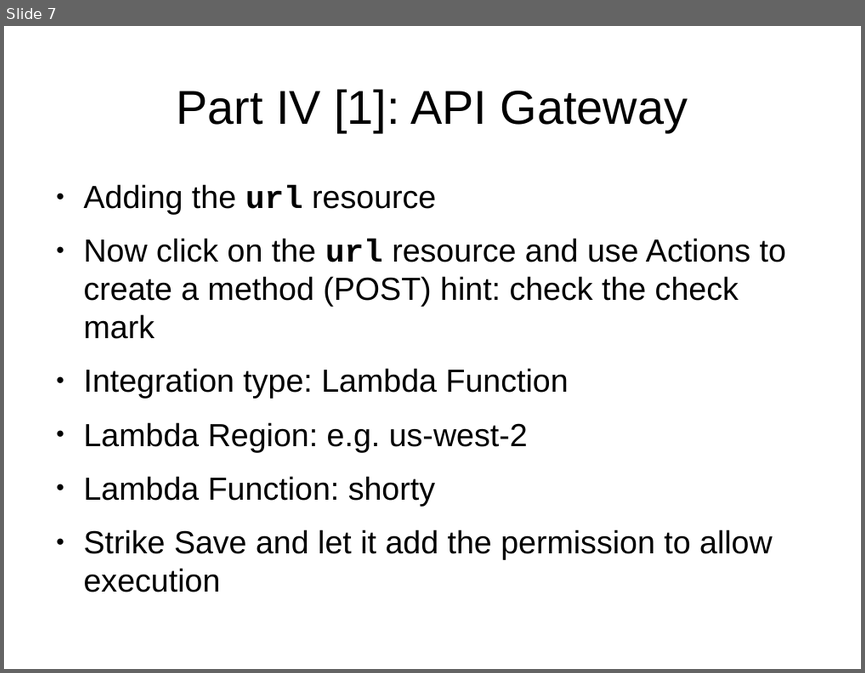
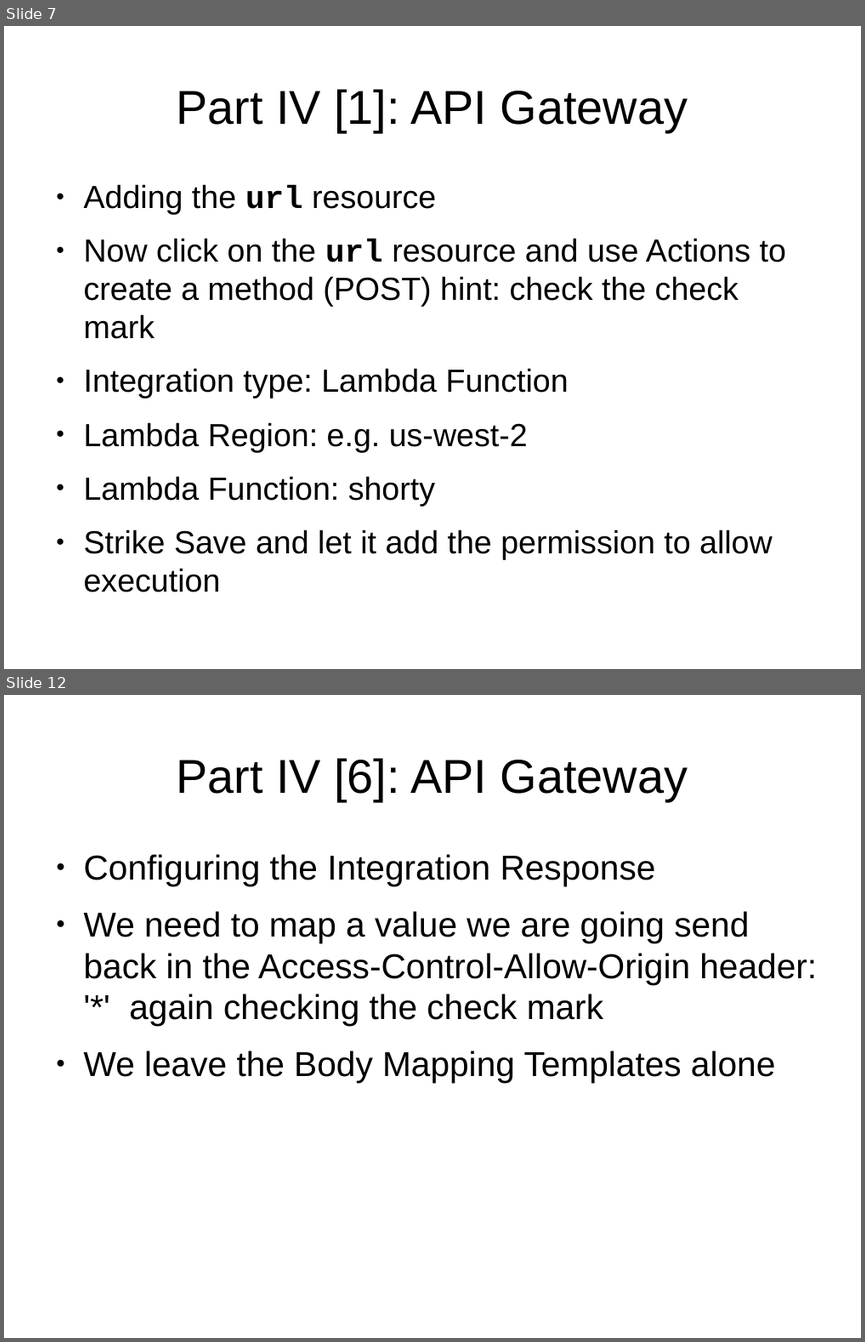
Before and after one commit to cmrsol/demo, a slide deck: api-gateway-how-to/API-GW_How-To.odp. Shown one above the other, each under a label of ours: slide 7 before the commit, slides 7 and 12 after it; the slides between them are not shown. The pictures are 865x673 and 865x1342 pixels, drawn with LibreOffice and Linux fonts; fonts in the diff are those of the drawing. Boxes give left, top, right and bottom in pixels: in the first picture for what was removed or moved away, otherwise in the second. Text is boxed around its words. In the diff, an @@ line names an element or a change of style, - is before the commit and + after.

```diff
--- a/api-gateway-how-to/API-GW_How-To.odp
+++ b/api-gateway-how-to/API-GW_How-To.odp
@@ slide 12 added at <box>4,695,861,1338</box>, background #FFFFFF @@
@@ title added at <box>176,758,687,801</box>, 44 pt, text #000000 @@
+Part IV [6]: API Gateway
@@ text added at <box>84,854,817,1083</box>, 32 pt, text #000000 @@
+● Configuring the Integration Response
+● We need to map a value we are going send back in the Access-Control-Allow-Origin header: '*' again checking the check mark
+● We leave the Body Mapping Templates alone
```
Also in this commit, not shown: 6 other slides added.
